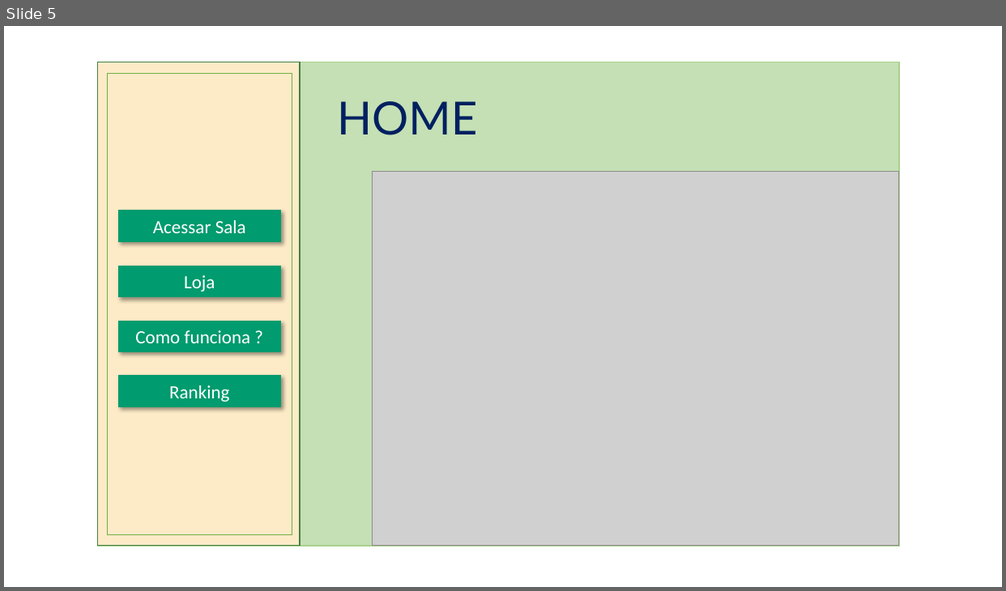
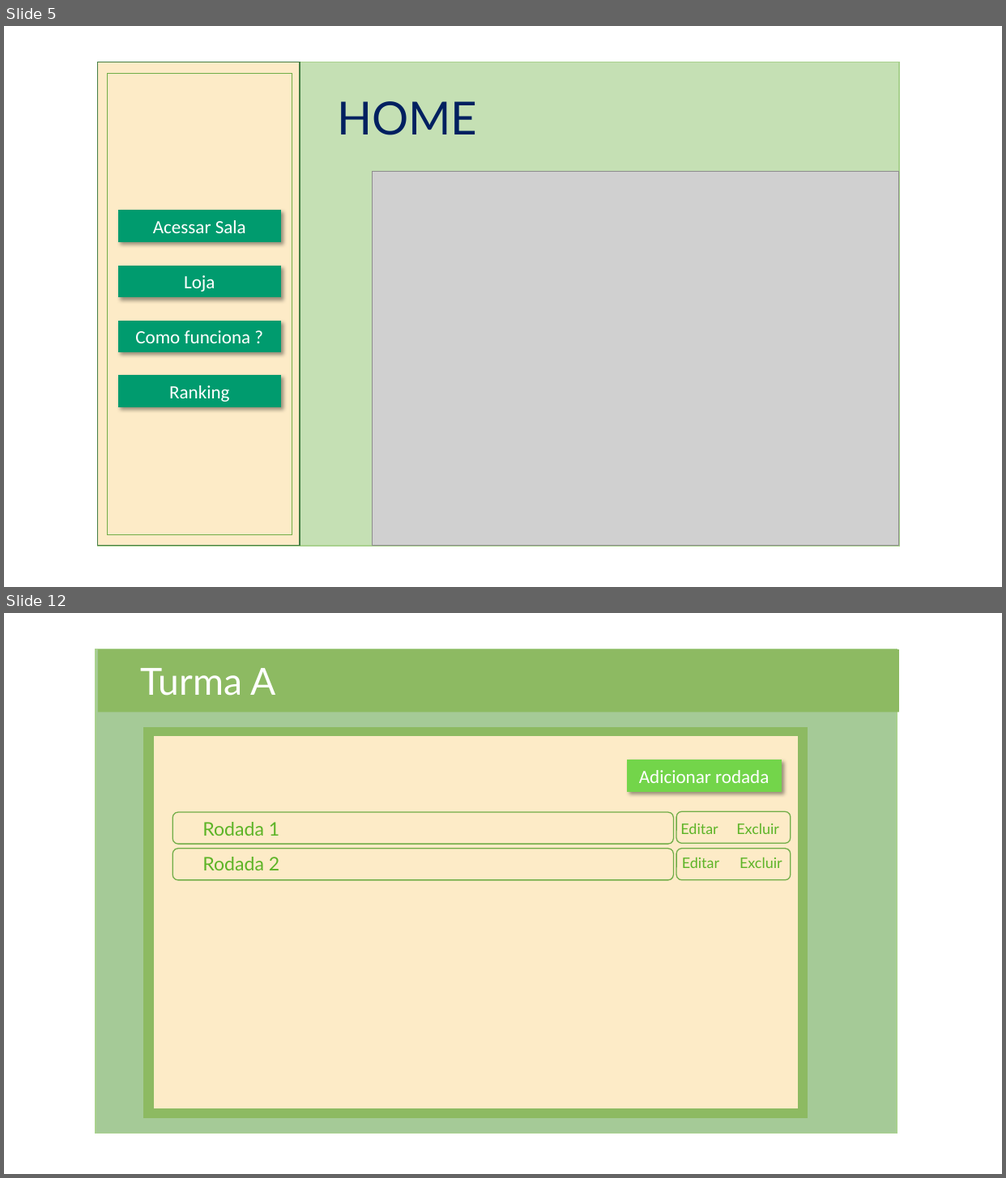
Before and after one commit to NathanReis/FTT-Recicla, a slide deck: Documentacao Projeto/Protótipo_Visual.pptx. Shown one above the other, each under a label of ours: slide 5 before the commit, slides 5 and 12 after it; the slides between them are not shown. The pictures are 1006x591 and 1006x1178 pixels, drawn with LibreOffice and Linux fonts; fonts in the diff are those of the drawing; grey boxes stand for pictures. Boxes give left, top, right and bottom in pixels: in the first picture for what was removed or moved away, otherwise in the second. Text is boxed around its words. In the diff, an @@ line names an element or a change of style, - is before the commit and + after.

```diff
--- a/Documentacao Projeto/Protótipo_Visual.pptx
+++ b/Documentacao Projeto/Protótipo_Visual.pptx
@@ slide 12 added at [4, 613, 1002, 1174], background #FFFFFF @@
@@ rectangle added at [96, 649, 897, 1133], fill #A5CA97, outline #A9D18E 1 pt @@
@@ rectangle added at [98, 649, 898, 713], fill #8DBA62 @@
@@ text added at [140, 668, 276, 696], 36 pt, text #FFFFFF @@
+Turma A
@@ rectangle added at [144, 727, 808, 1118], fill #8DBA62, outline #8DBA62 1 pt @@
@@ rounded rectangle added at [153, 736, 799, 1110], fill #FDEBC7, outline #8DBA62 1 pt @@
@@ rectangle added at [628, 760, 781, 791], fill #73D54A, outline #73D54A 1 pt, 18 pt, text #FFFFFF @@
+Adicionar rodada
@@ rounded rectangle added at [172, 812, 673, 844], outline #70AD47 1 pt @@
@@ text added at [202, 822, 279, 836], 18 pt, text #5DB427 @@
+Rodada 1
@@ rounded rectangle added at [676, 811, 790, 843], outline #70AD47 1 pt @@
@@ text added at [680, 824, 718, 834], 14 pt, text #5DB427 @@
+Editar
@@ text added at [736, 824, 779, 834], 14 pt, text #5DB427 @@
+Excluir
@@ rounded rectangle added at [172, 849, 673, 880], outline #70AD47 1 pt @@
@@ rounded rectangle added at [676, 849, 790, 880], outline #70AD47 1 pt @@
@@ text added at [202, 857, 279, 871], 18 pt, text #5DB427 @@
+Rodada 2
@@ text added at [682, 858, 719, 868], 14 pt, text #5DB427 @@
+Editar
@@ text added at [739, 858, 782, 868], 14 pt, text #5DB427 @@
+Excluir
```
Also in this commit, not shown: 1 slide changed, 10 other slides added.
